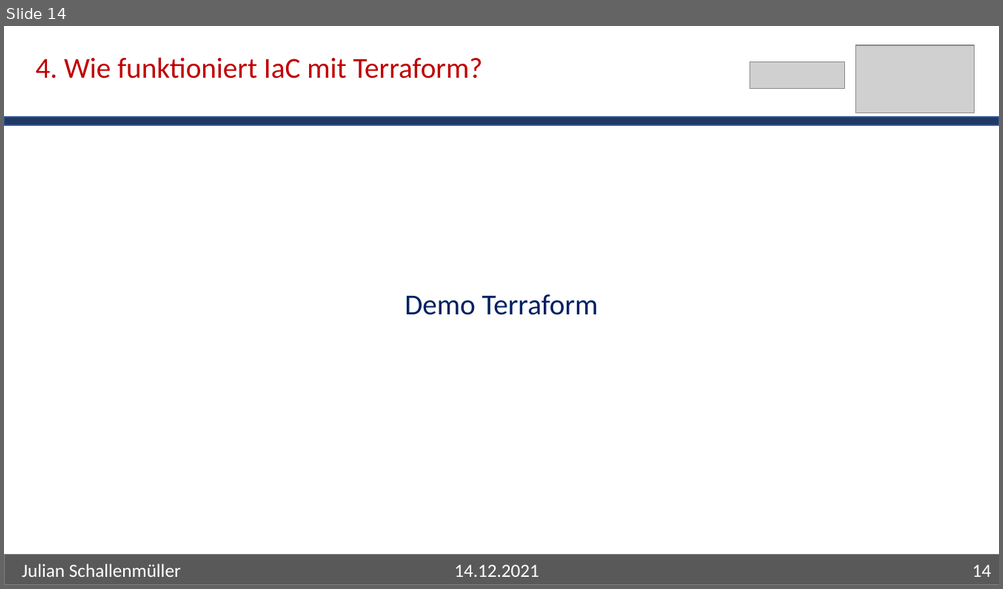
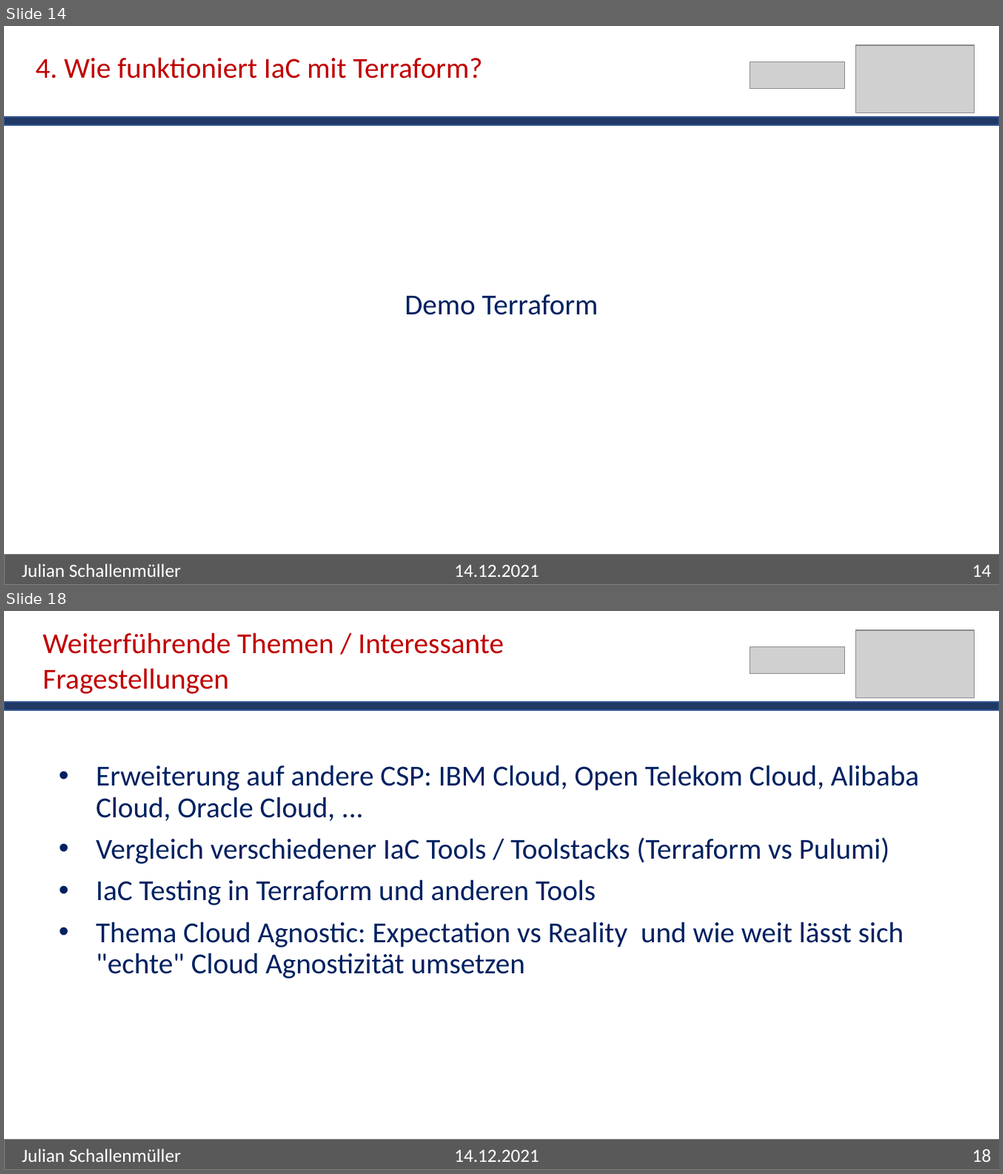
Before and after one commit to JulianSchallenmueller/Bachelorarbeit, a slide deck: Bachelorarbeitsbesuch/Präsentation.pptx. Shown one above the other, each under a label of ours: slide 14 before the commit, slides 14 and 18 after it; the slides between them are not shown. The pictures are 1003x589 and 1003x1174 pixels, drawn with LibreOffice and Linux fonts; fonts in the diff are those of the drawing; grey boxes stand for pictures. Boxes give left, top, right and bottom in pixels: in the first picture for what was removed or moved away, otherwise in the second. Text is boxed around its words. In the diff, an @@ line names an element or a change of style, - is before the commit and + after.

```diff
--- a/Bachelorarbeitsbesuch/Präsentation.pptx
+++ b/Bachelorarbeitsbesuch/Präsentation.pptx
@@ slide 18 added at bbox=[4, 611, 999, 1170], background #FFFFFF @@
@@ text added at bbox=[42, 632, 504, 694], 28 pt, text #C00000 @@
+Weiterführende Themen / Interessante Fragestellungen
@@ picture added at bbox=[856, 630, 974, 698] @@
@@ picture added at bbox=[749, 647, 844, 673] @@
@@ rectangle added at bbox=[4, 702, 999, 710], fill #203864, outline #325491 1 pt @@
@@ text added at bbox=[96, 765, 919, 979], 28 pt, text #002060 @@
+• Erweiterung auf andere CSP: IBM Cloud, Open Telekom Cloud, Alibaba Cloud, Oracle Cloud, ...
+• Vergleich verschiedener IaC Tools / Toolstacks (Terraform vs Pulumi)
+• IaC Testing in Terraform und anderen Tools
+• Thema Cloud Agnostic: Expectation vs Reality und wie weit lässt sich "echte" Cloud Agnostizität umsetzen
@@ rectangle added at bbox=[4, 1140, 999, 1170], fill #595959, outline #808080 1 pt @@
@@ text added at bbox=[22, 1149, 539, 1162], 18 pt, text #FFFFFF @@
+Julian Schallenmüller 14.12.2021
@@ page number added at bbox=[972, 1150, 991, 1162], 18 pt, text #FFFFFF @@
+18
```
Also in this commit, not shown: 4 slides changed, 2 other slides added, 1 other file.
